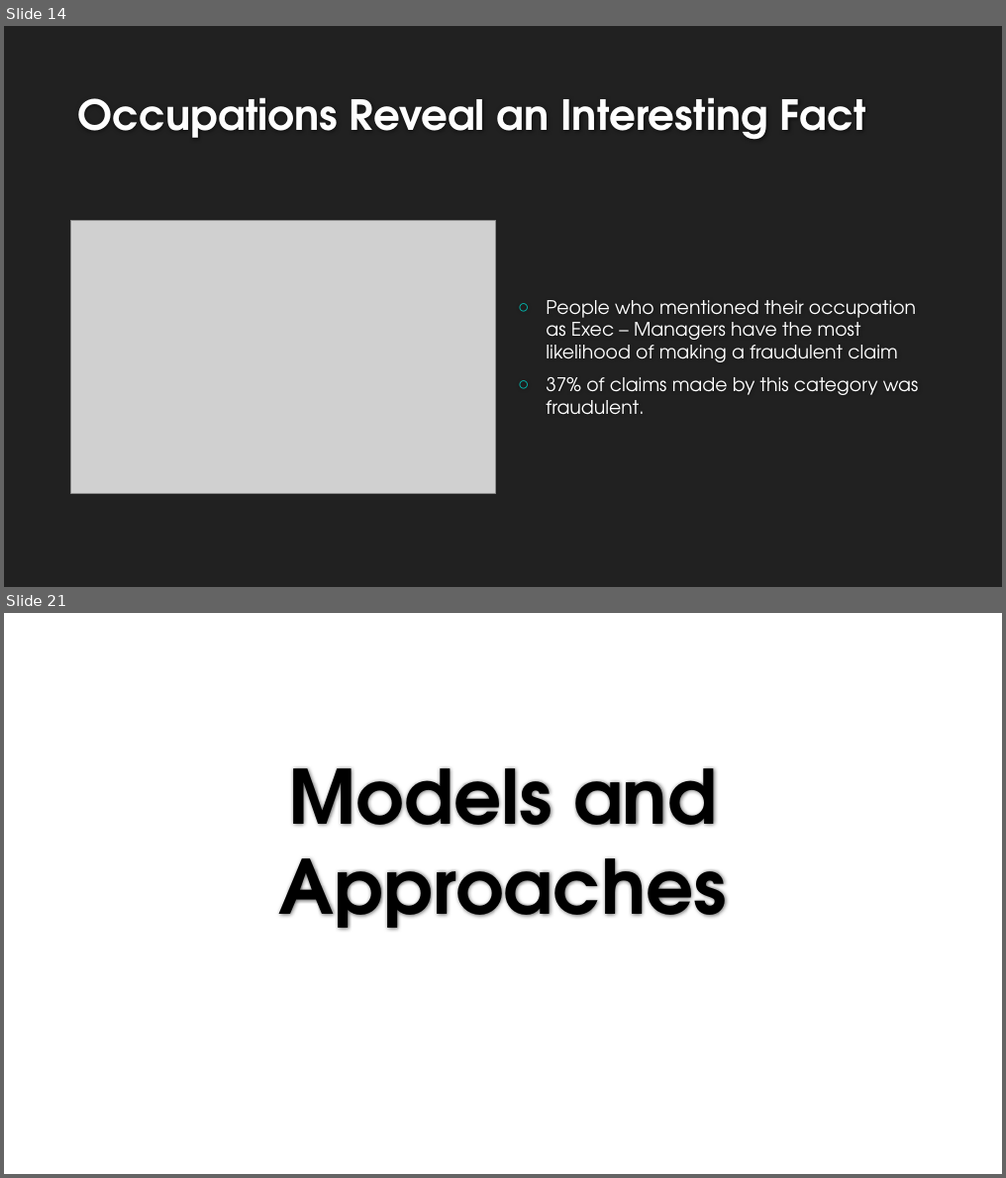
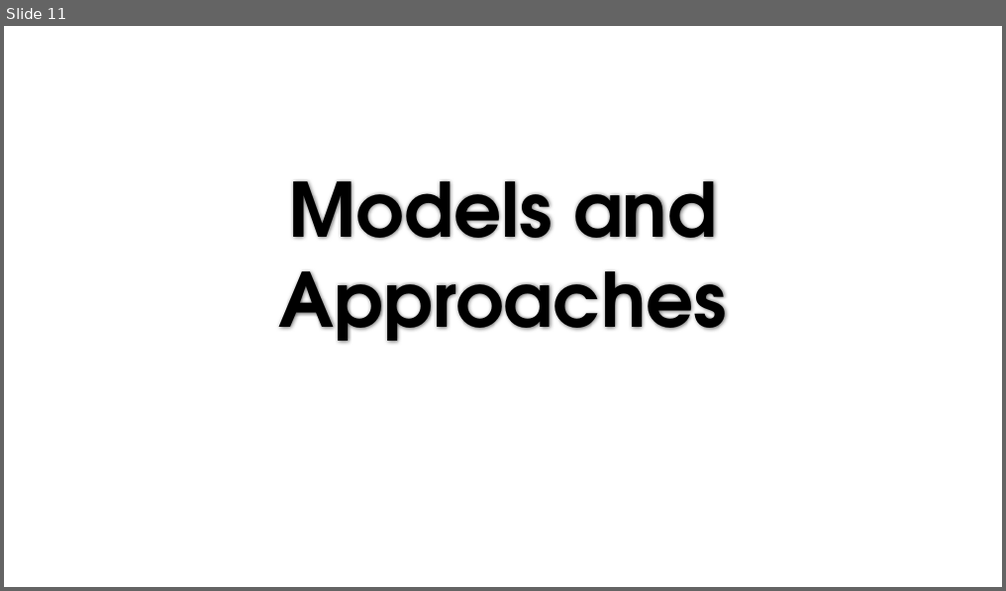
Before and after one commit to AshwiniA/Insurance-Fraud, a slide deck: Fraudulent Claim Detection.pptx. Shown one above the other, each under a label of ours: slides 14 and 21 before the commit, slide 11 after it; the slides between them are not shown. The pictures are 1006x1178 and 1006x591 pixels, drawn with LibreOffice and Linux fonts; fonts in the diff are those of the drawing; grey boxes stand for pictures; background and template pictures are left out. Boxes give left, top, right and bottom in pixels: in the first picture for what was removed or moved away, otherwise in the second. Text is boxed around its words. In the diff, an @@ line names an element or a change of style, - is before the commit and + after.

```diff
--- a/Fraudulent Claim Detection.pptx
+++ b/Fraudulent Claim Detection.pptx
@@ slide 14 removed at [4,26,1002,587], background #212121 @@
@@ title removed at [78,97,866,140] @@
-Occupations Reveal an Interesting Fact
@@ picture removed at [71,221,496,494] @@
@@ text removed at [546,300,919,415] @@
-○ People who mentioned their occupation as Exec – Managers have the most likelihood of making a fraudulent claim
-○ 37% of claims made by this category was fraudulent.
@@ what was slide 21 is now slide 11 @@
```
Also in this commit, not shown: 9 slides changed, 3 slides added, 13 other slides removed.
